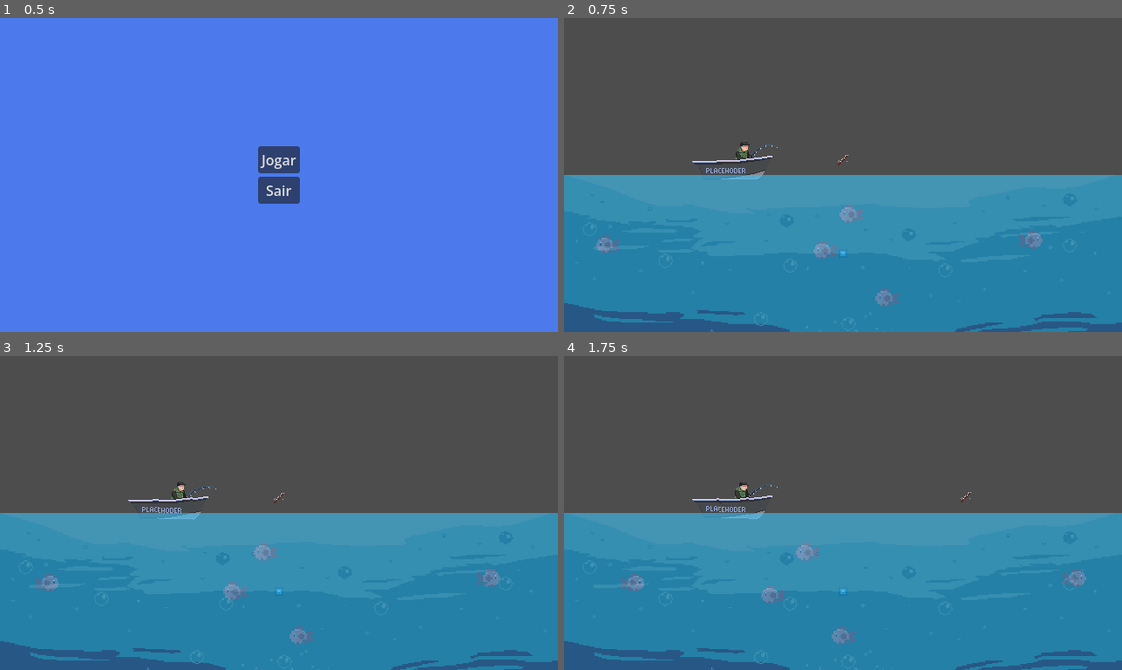
Above: before the commit, frames 1-4 (two rows, left to right).
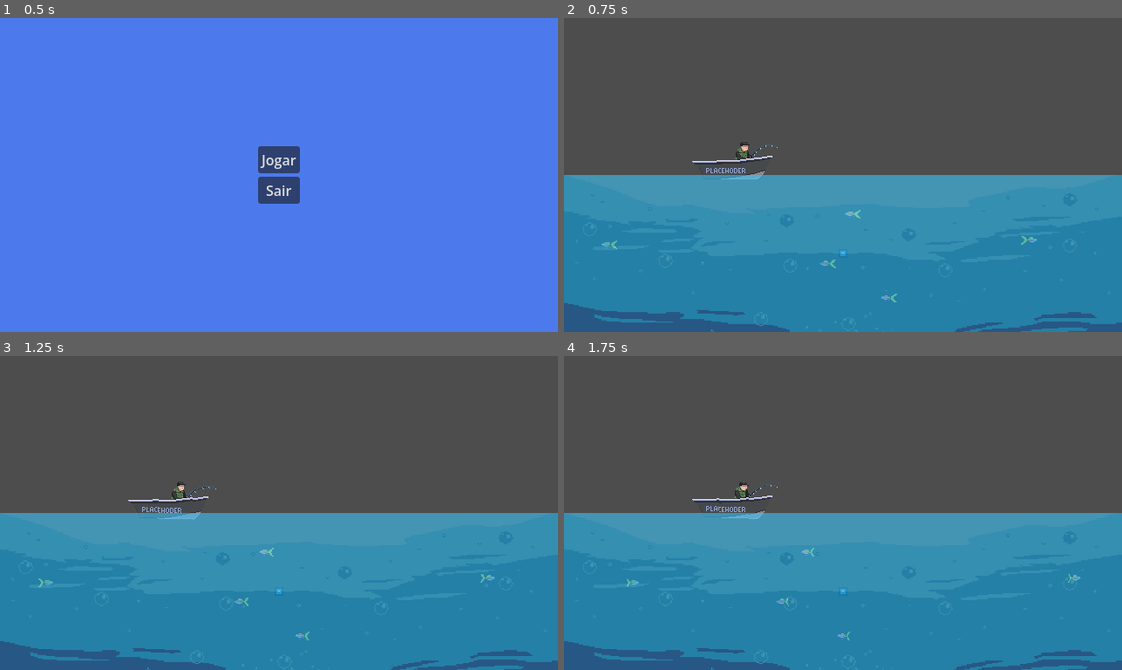
Above: after the commit, the same moments.

Repository: Bad-Onion/gyotaku
Game: Godot game, scene res://main.tscn
Same seed, same stepped clock (60 frames per second), same inputs: the game is played once before the commit and once after it. The engine's default icon, where the game draws it, is replaced by a stand-in: a white triangle on a blue panel in a dark square.
Inputs (mouse positions are in pixels of both pictures, inside the frame that each line leads up to):
- Up to frame 1 (0.5 s): no input
- Up to frame 2 (0.75 s): click "Jogar" at 0.5 s
- Up to frame 3 (1.25 s): no input
- Up to frame 4 (1.75 s): move the mouse to (965, 497) at 1.27 s; click (965, 497) at 1.42 s

Frame 1 is identical in both runs. In frame 2, 0.9% of the frame differs, in the area x 5-86%, y 43-92%; in frame 3, 0.9%, in the area x 6-90%, y 43-92%; in frame 4, 0.9%.

Commit message:
add fish sprite animation

Diff:
--- a/gyotaku/scenes/entities/fish/fish.tscn
+++ /dev/null
@@ -1,22 +0,0 @@
-[gd_scene format=3 uid="uid://cgb7ob0db0t1f"]
-
-[ext_resource type="Script" uid="uid://baetghgq6xdu0" path="res://scenes/entities/fish/fish.gd" id="1_0xdpr"]
-[ext_resource type="Texture2D" uid="uid://cs5yobrwvgrao" path="res://assets/sprites/fishes/pixel-art-cartoon-fish-character-png.png" id="2_6bt7h"]
-
-[sub_resource type="CircleShape2D" id="CircleShape2D_5g8u2"]
-
-[node name="Fish" type="CharacterBody2D" unique_id=69548390]
-z_index = 1
-collision_mask = 0
-motion_mode = 1
-script = ExtResource("1_0xdpr")
-base_speed = 50.0
-
-[node name="FishSprite" type="Sprite2D" parent="." unique_id=244246104]
-unique_name_in_owner = true
-scale = Vector2(0.07642858, 0.07642858)
-texture = ExtResource("2_6bt7h")
-
-[node name="CollisionShape2D" type="CollisionShape2D" parent="." unique_id=502182990]
-position = Vector2(3, 0)
-shape = SubResource("CircleShape2D_5g8u2")
--- a/gyotaku/scenes/entities/fish/fish.gd
+++ b/gyotaku/scenes/entities/fishes/fish.gd
@@ -3,9 +3,9 @@
 
 
 @export var base_speed: float = 20.0
-@export var movement_direction: int = 1 # 1 para a direita, -1 para a esquerda
+@export var movement_direction: int = -1 # 1 para a direita, -1 para a esquerda
 
-@onready var sprite: Sprite2D = %FishSprite
+@onready var sprite: AnimatedSprite2D = %FishSprite
 
 var min_x_bound: float
 var max_x_bound: float
@@ -31,7 +31,7 @@
 	move_and_slide()
 
 	if sprite:
-		sprite.flip_h = (movement_direction < 0)
+		sprite.flip_h = (movement_direction > 0)
 
 	# Boundary check to reverse direction
 	if global_position.x <= min_x_bound and movement_direction < 0:
--- /dev/null
+++ b/gyotaku/scenes/entities/fishes/fish.tscn
@@ -0,0 +1,95 @@
+[gd_scene format=3 uid="uid://cgb7ob0db0t1f"]
+
+[ext_resource type="Script" uid="uid://baetghgq6xdu0" path="res://scenes/entities/fishes/fish.gd" id="1_0xdpr"]
+[ext_resource type="Texture2D" uid="uid://imwffhuc7mdb" path="res://assets/sprites/fishes/gorukun/Gurukun-Sheet.png" id="2_73y4s"]
+
+[sub_resource type="AtlasTexture" id="AtlasTexture_yxacc"]
+atlas = ExtResource("2_73y4s")
+region = Rect2(0, 0, 48, 48)
+
+[sub_resource type="AtlasTexture" id="AtlasTexture_ym86q"]
+atlas = ExtResource("2_73y4s")
+region = Rect2(0, 48, 48, 48)
+
+[sub_resource type="AtlasTexture" id="AtlasTexture_1o0gn"]
+atlas = ExtResource("2_73y4s")
+region = Rect2(48, 48, 48, 48)
+
+[sub_resource type="AtlasTexture" id="AtlasTexture_71dcr"]
+atlas = ExtResource("2_73y4s")
+region = Rect2(96, 48, 48, 48)
+
+[sub_resource type="AtlasTexture" id="AtlasTexture_87yys"]
+atlas = ExtResource("2_73y4s")
+region = Rect2(144, 48, 48, 48)
+
+[sub_resource type="AtlasTexture" id="AtlasTexture_scunn"]
+atlas = ExtResource("2_73y4s")
+region = Rect2(192, 48, 48, 48)
+
+[sub_resource type="AtlasTexture" id="AtlasTexture_dkuon"]
+atlas = ExtResource("2_73y4s")
+region = Rect2(240, 48, 48, 48)
+
+[sub_resource type="AtlasTexture" id="AtlasTexture_04yj4"]
+atlas = ExtResource("2_73y4s")
+region = Rect2(288, 48, 48, 48)
+
+[sub_resource type="AtlasTexture" id="AtlasTexture_dowwf"]
+atlas = ExtResource("2_73y4s")
+region = Rect2(336, 48, 48, 48)
+
+[sub_resource type="SpriteFrames" id="SpriteFrames_1qwp3"]
+animations = [{
+"frames": [{
+"duration": 1.0,
+"texture": SubResource("AtlasTexture_yxacc")
+}, {
+"duration": 1.0,
+"texture": SubResource("AtlasTexture_ym86q")
+}, {
+"duration": 1.0,
+"texture": SubResource("AtlasTexture_1o0gn")
+}, {
+"duration": 1.0,
+"texture": SubResource("AtlasTexture_71dcr")
+}, {
+"duration": 1.0,
+"texture": SubResource("AtlasTexture_87yys")
+}, {
+"duration": 1.0,
+"texture": SubResource("AtlasTexture_scunn")
+}, {
+"duration": 1.0,
+"texture": SubResource("AtlasTexture_dkuon")
+}, {
+"duration": 1.0,
+"texture": SubResource("AtlasTexture_04yj4")
+}, {
+"duration": 1.0,
+"texture": SubResource("AtlasTexture_dowwf")
+}],
+"loop": true,
+"name": &"default",
+"speed": 5.0
+}]
+
+[sub_resource type="RectangleShape2D" id="RectangleShape2D_a0pc3"]
+size = Vector2(18, 5)
+
+[node name="Fish" type="CharacterBody2D" unique_id=69548390]
+z_index = 1
+collision_mask = 0
+motion_mode = 1
+script = ExtResource("1_0xdpr")
+base_speed = 50.0
+
+[node name="FishSprite" type="AnimatedSprite2D" parent="." unique_id=341686494]
+unique_name_in_owner = true
+scale = Vector2(0.7803869, 0.7803869)
+sprite_frames = SubResource("SpriteFrames_1qwp3")
+autoplay = "default"
+
+[node name="CollisionShape2D" type="CollisionShape2D" parent="." unique_id=502182990]
+position = Vector2(2, 0.5)
+shape = SubResource("RectangleShape2D_a0pc3")
--- a/gyotaku/scenes/levels/level_1/level_1.tscn
+++ b/gyotaku/scenes/levels/level_1/level_1.tscn
@@ -9,7 +9,7 @@
 [ext_resource type="Script" uid="uid://d4im07ios3cej" path="res://scenes/mechanics/fishing_mechanic/fish_spawner.gd" id="4_58uyj"]
 [ext_resource type="Script" uid="uid://byhdwncbhrg0u" path="res://scenes/interactables/boat/boat_floating.gd" id="4_w3g2g"]
 [ext_resource type="Texture2D" uid="uid://dkuo3b67elw7v" path="res://assets/sprites/player/IdosoJapones-Sheet.png" id="5_napug"]
-[ext_resource type="PackedScene" uid="uid://cgb7ob0db0t1f" path="res://scenes/entities/fish/fish.tscn" id="5_ojo11"]
+[ext_resource type="PackedScene" uid="uid://cgb7ob0db0t1f" path="res://scenes/entities/fishes/fish.tscn" id="5_ojo11"]
 [ext_resource type="PackedScene" uid="uid://up571wp5o825" path="res://scenes/interactables/fishing_cursor_ui/fishing_cursor_ui.tscn" id="9_31rk5"]
 [ext_resource type="Script" uid="uid://df0awv8y88e4b" path="res://scenes/interactables/fishing_cursor_ui/fishing_cursor_ui.gd" id="10_w3g2g"]
 
--- a/gyotaku/scenes/mechanics/fishing_mechanic/fishing_mechanic_system.gd
+++ b/gyotaku/scenes/mechanics/fishing_mechanic/fishing_mechanic_system.gd
@@ -140,7 +140,7 @@
 	# TODO: Move this visual update to the Fish class, maybe via a signal or direct method call
 	if fish.velocity.x != 0 and fish.sprite:
 		var current_physical_dir = signf(fish.velocity.x)
-		fish.sprite.flip_h = (current_physical_dir < 0)
+		fish.sprite.flip_h = (current_physical_dir > 0)
 
 
 func _debug_logs() -> void:
Binary file added: gyotaku/assets/sprites/fishes/gorukun/Gurukun-Sheet.png
Not shown, changed: gyotaku/assets/sprites/fishes/gorukun/Gurukun-Sheet.png.import
Binary file removed: gyotaku/assets/sprites/fishes/pixel-art-cartoon-fish-character-png.png
Renamed: gyotaku/scenes/entities/fish/fish.gd.uid -> gyotaku/scenes/entities/fishes/fish.gd.uid
